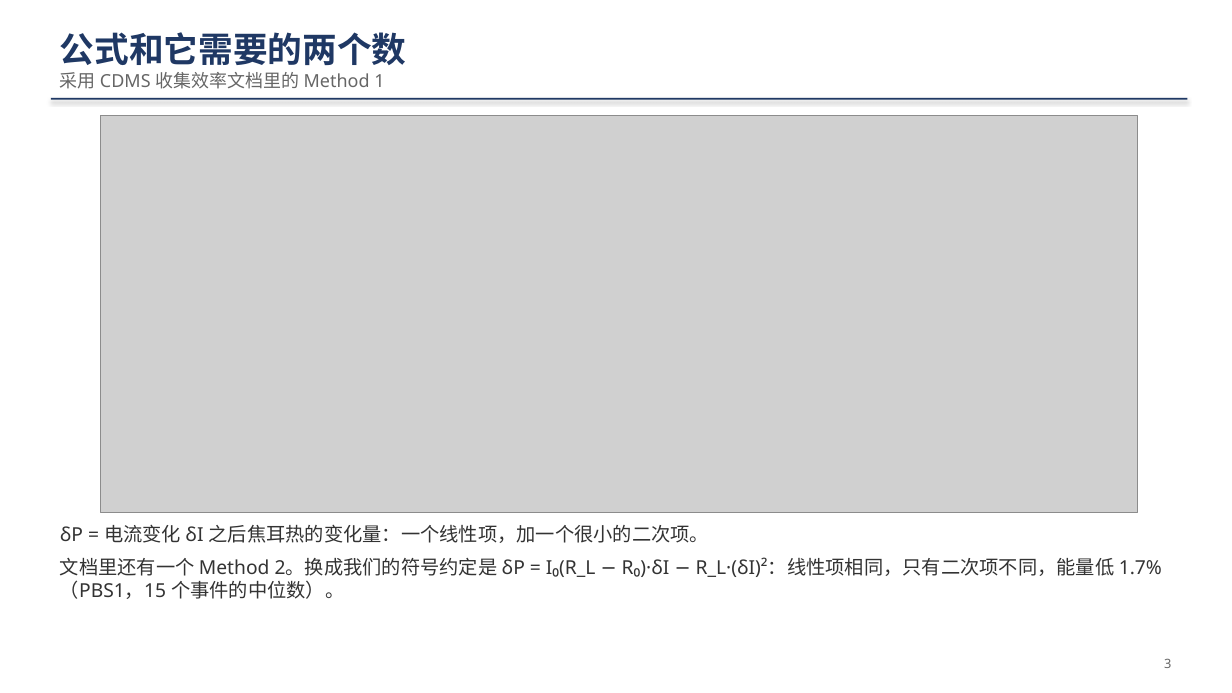
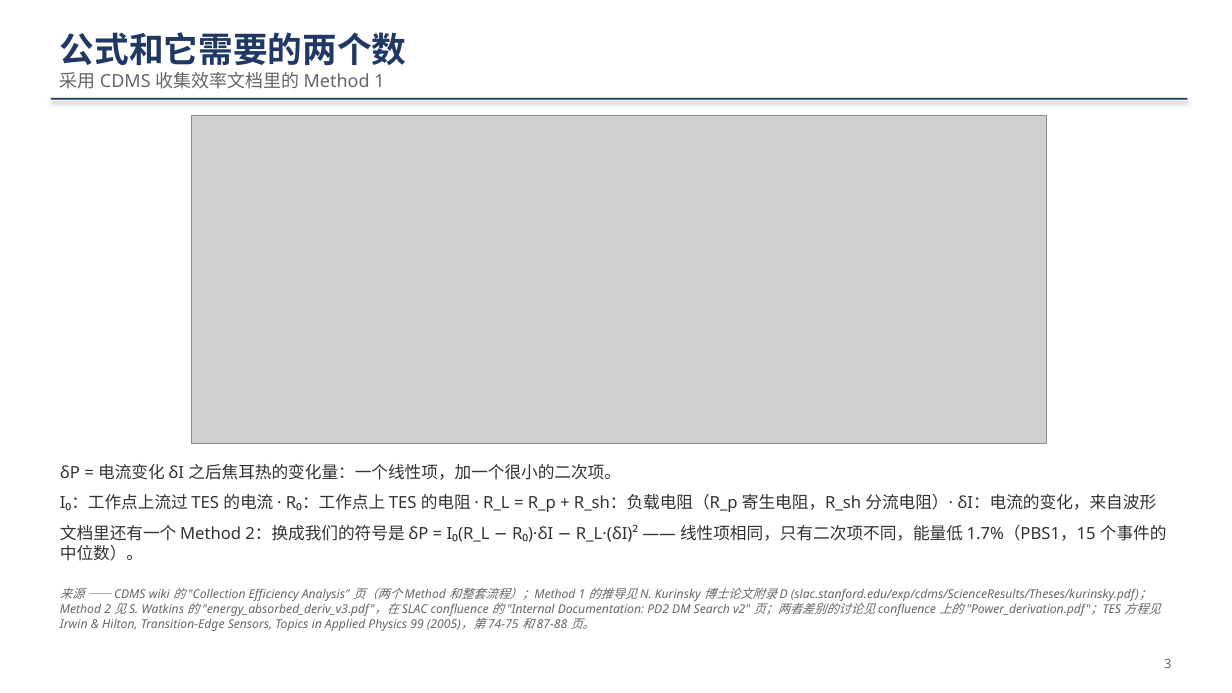
Before and after one commit to ZhihengLi0/urop, a slide deck: slide 3 of snolab/collection_efficiency/presentation/SNOLAB_R4_collection_efficiency_20260910_zh.pptx. Drawn at 1232x693 pixels with LibreOffice and Linux fonts; fonts in the diff are those of the drawing; grey boxes stand for pictures. Boxes give left, top, right and bottom in pixels: in the first picture for what was removed or moved away, otherwise in the second. Text is boxed around its words. In the diff, an @@ line names an element or a change of style, - is before the commit and + after.

```diff
--- a/snolab/collection_efficiency/presentation/SNOLAB_R4_collection_efficiency_20260910_zh.pptx
+++ b/snolab/collection_efficiency/presentation/SNOLAB_R4_collection_efficiency_20260910_zh.pptx
@@ picture: place and size @@
-picture at [101, 116, 1138, 513]
+picture at [191, 116, 1047, 444]
@@ text "δP = 电流变化 δI 之后焦耳热的变化量：一个线性项，加一个很小的二次项。": place and size @@
-text "δP = 电流变化 δI 之后焦耳热的变化量：一个线性项，加一个很小的二次项。" at [60, 525, 1162, 599]
+text "δP = 电流变化 δI 之后焦耳热的变化量：一个线性项，加一个很小的二次项。" at [60, 464, 1167, 561]
@@ text at [60, 464, 621, 480]: size 15 to 13 pt in "δP = 电流变化 δI 之后焦耳热的变化量：一个线性项，加一个很小的二次项。" @@
@@ text at [60, 494, 1167, 561]: text changed; size 15 to 13 pt @@
-文档里还有一个 Method 2。换成我们的符号约定是 δP = I₀(R_L − R₀)·δI − R_L·(δI)²：线性项相同，只有二次项不同，能量低 1.7%（PBS1，15 个事件的中位数）。
+I₀：工作点上流过 TES 的电流 · R₀：工作点上 TES 的电阻 · R_L = R_p + R_sh：负载电阻（R_p 寄生电阻，R_sh 分流电阻）· δI：电流的变化，来自波形
+文档里还有一个 Method 2：换成我们的符号是 δP = I₀(R_L − R₀)·δI − R_L·(δI)² —— 线性项相同，只有二次项不同，能量低 1.7%（PBS1，15 个事件的中位数）。
@@ text added at [60, 588, 1160, 631], 9.5 pt, text #666666, italic @@
+来源 —— CDMS wiki 的 "Collection Efficiency Analysis" 页（两个 Method 和整套流程）；Method 1 的推导见 N. Kurinsky 博士论文附录 D (slac.stanford.edu/exp/cdms/ScienceResults/Theses/kurinsky.pdf)；Method 2 见 S. Watkins 的 "energy_absorbed_deriv_v3.pdf"，在 SLAC confluence 的 "Internal Documentation: PD2 DM Search v2" 页；两者差别的讨论见 confluence 上的 "Power_derivation.pdf"；TES 方程见 Irwin & Hilton, Transition-Edge Sensors, Topics in Applied Physics 99 (2005)，第 74-75 和 87-88 页。
```
Also in this commit, not shown: 11 other files.
